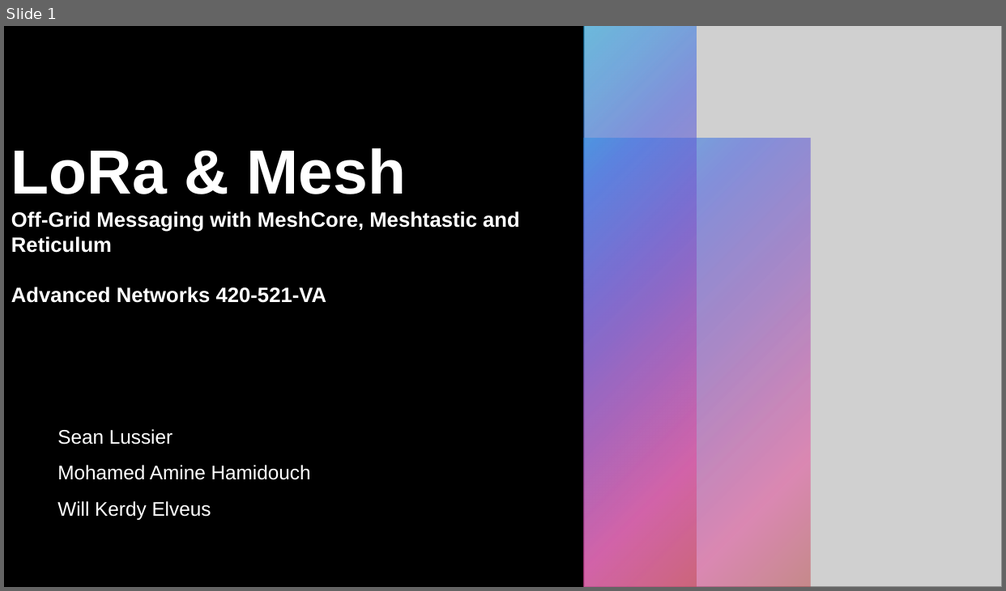
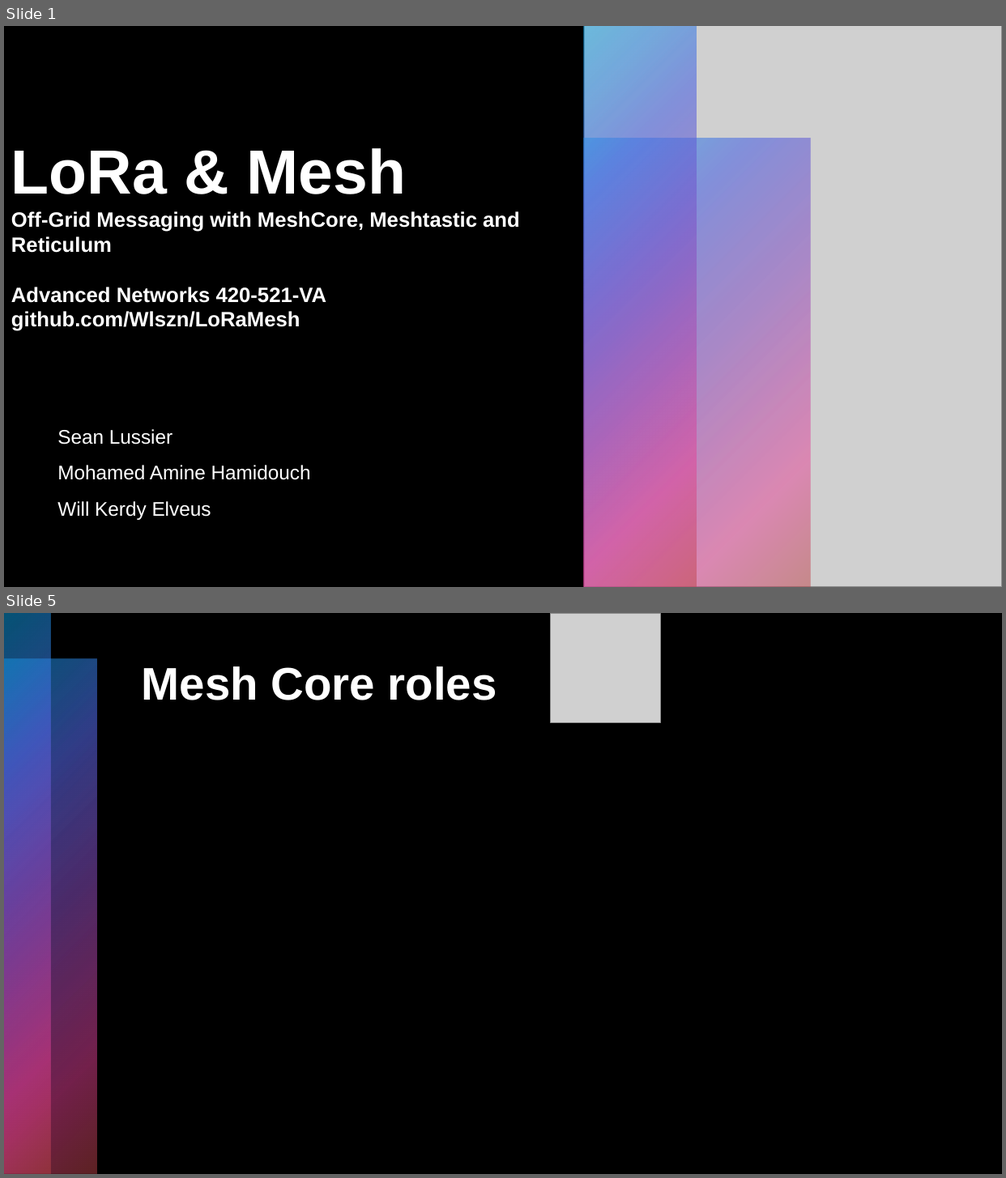
Before and after one commit to Wlszn/LoRaMesh, a slide deck: slides/LoRaPresentation.pptx. Shown one above the other, each under a label of ours: slide 1 before the commit, slides 1 and 5 after it; the slides between them are not shown. The pictures are 1006x591 and 1006x1178 pixels, drawn with LibreOffice and Linux fonts; fonts in the diff are those of the drawing; grey boxes stand for pictures. Boxes give left, top, right and bottom in pixels: in the first picture for what was removed or moved away, otherwise in the second. Text is boxed around its words. In the diff, an @@ line names an element or a change of style, - is before the commit and + after.

```diff
--- a/slides/LoRaPresentation.pptx
+++ b/slides/LoRaPresentation.pptx
@@ slide 5 added at (4,613,1002,1174), background #000000 @@
@@ rectangle added at (4,613,50,1174), fill gradient #0BA5E8 to #5066E1 to #894EC0 to #E54196 to #BE4449 @@
@@ picture added at (551,613,661,723) @@
@@ rectangle added at (4,659,97,1174), fill gradient #0BA5E8 to #5066E1 to #894EC0 to #E54196 to #BE4449 @@
@@ title added at (142,666,497,700), 44 pt, text #FFFFFF, bold @@
+Mesh Core roles
@@ slide 1 changed as well @@
@@ title at (11,148,520,331): text changed @@
-LoRa & Mesh
-Off-Grid Messaging with MeshCore, Meshtastic and Reticulum
-Advanced Networks 420-521-VA
+LoRa & Mesh
+Off-Grid Messaging with MeshCore, Meshtastic and Reticulum
+Advanced Networks 420-521-VA
+github.com/Wlszn/LoRaMesh
```
Also in this commit, not shown: 5 other slides added.
